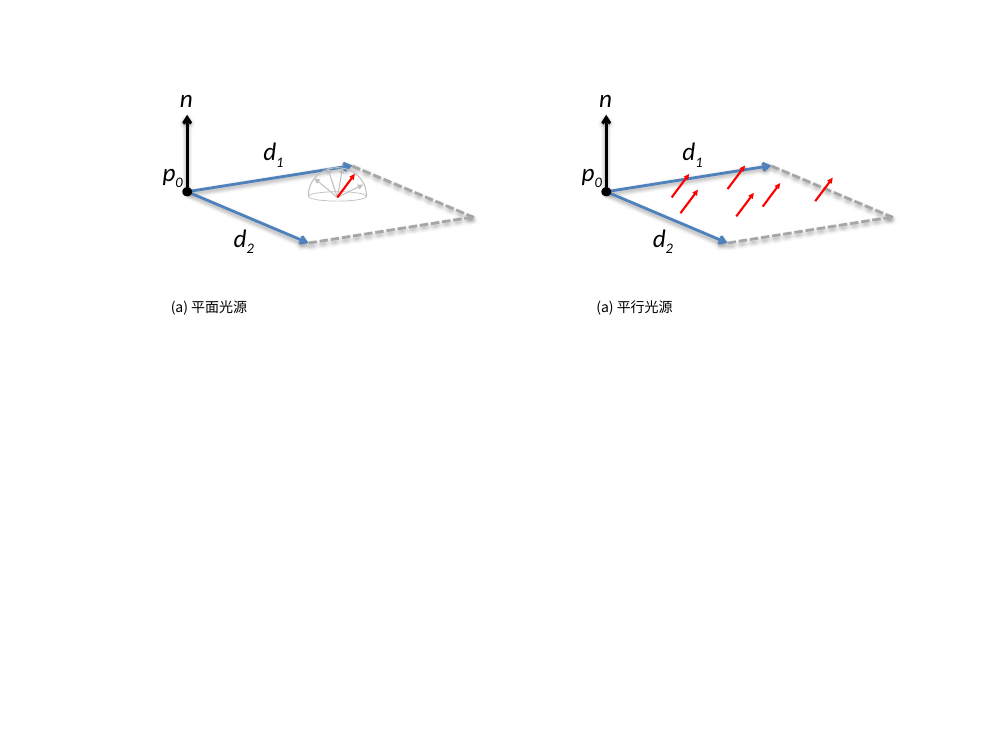
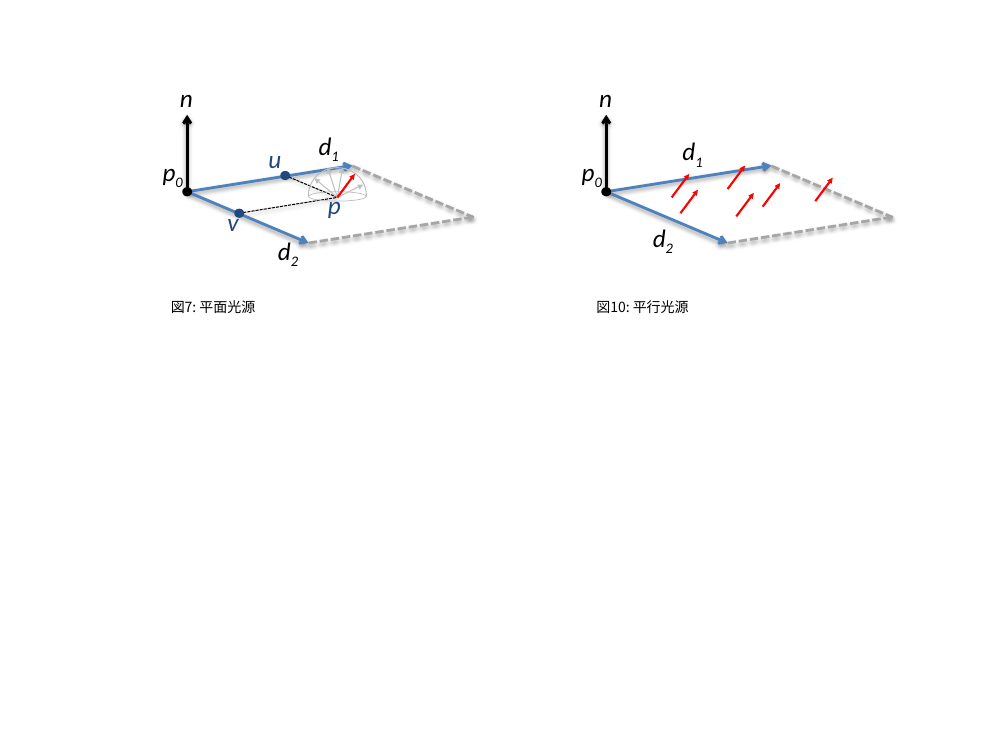
Before and after one commit to eijian/blog, a slide deck: slide 5 of articles/201706/figure-20170616.pptx (slide 3 before the commit). Drawn at 1008x756 pixels with LibreOffice and Linux fonts; fonts in the diff are those of the drawing. Boxes give left, top, right and bottom in pixels: in the first picture for what was removed or moved away, otherwise in the second. Text is boxed around its words. In the diff, an @@ line names an element or a change of style, - is before the commit and + after.

```diff
--- a/articles/201706/figure-20170616.pptx
+++ b/articles/201706/figure-20170616.pptx
@@ text "d1" moved from (x1=253, y1=131, x2=299, y2=171) to (x1=308, y1=125, x2=355, y2=165) @@
@@ text added at (x1=268, y1=156, x2=281, y2=175), 18 pt, text #1F497D, italic @@
+u
@@ ellipse added at (x1=281, y1=172, x2=288, y2=178), fill #1F497D, outline #1F497D 2 pt @@
@@ line added from (285, 175) to (338, 198), #000000 0.75 pt dashed @@
@@ line added from (239, 214) to (338, 198), #000000 0.75 pt dashed @@
@@ text added at (x1=328, y1=194, x2=341, y2=218), 18 pt, text #1F497D, italic @@
+p
@@ text added at (x1=227, y1=210, x2=238, y2=231), 18 pt, text #1F497D, italic @@
+v
@@ ellipse added at (x1=236, y1=210, x2=243, y2=216), fill #1F497D, outline #1F497D 2 pt @@
@@ text "d2" moved from (x1=224, y1=217, x2=270, y2=257) to (x1=268, y1=230, x2=314, y2=270) @@
@@ text at (x1=171, y1=300, x2=255, y2=313): text changed @@
-(a) 平面光源
+図7: 平面光源
@@ text at (x1=596, y1=300, x2=689, y2=313): text changed @@
-(a) 平行光源
+図10: 平行光源
```
Also in this commit, not shown: 2 other slides changed, 3 slides added, 17 other files.
